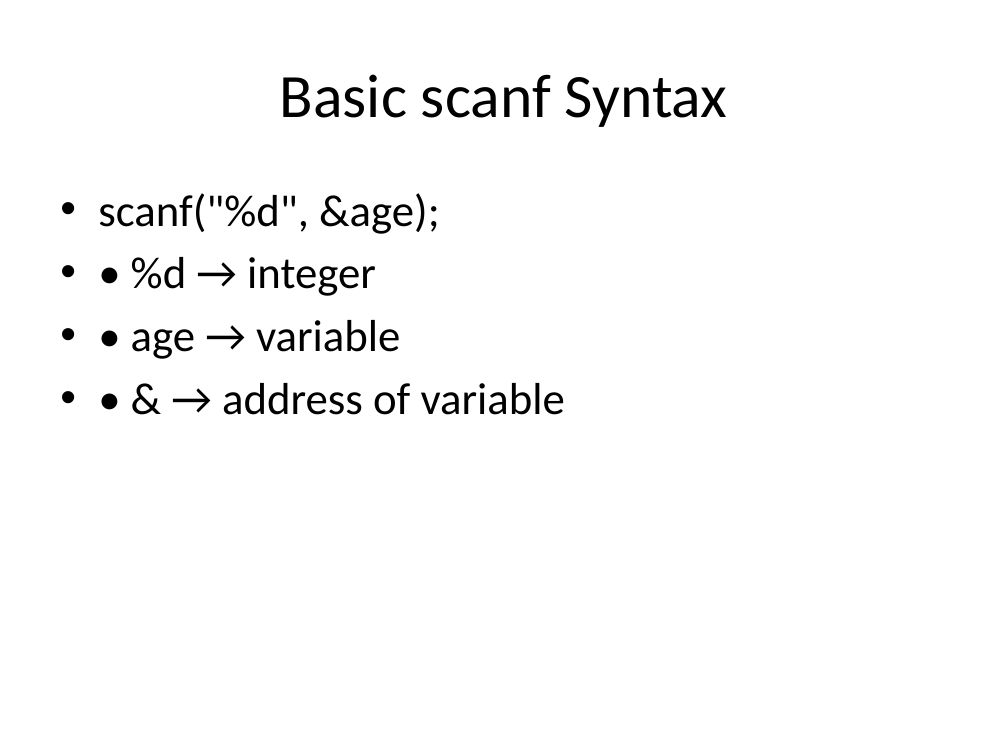
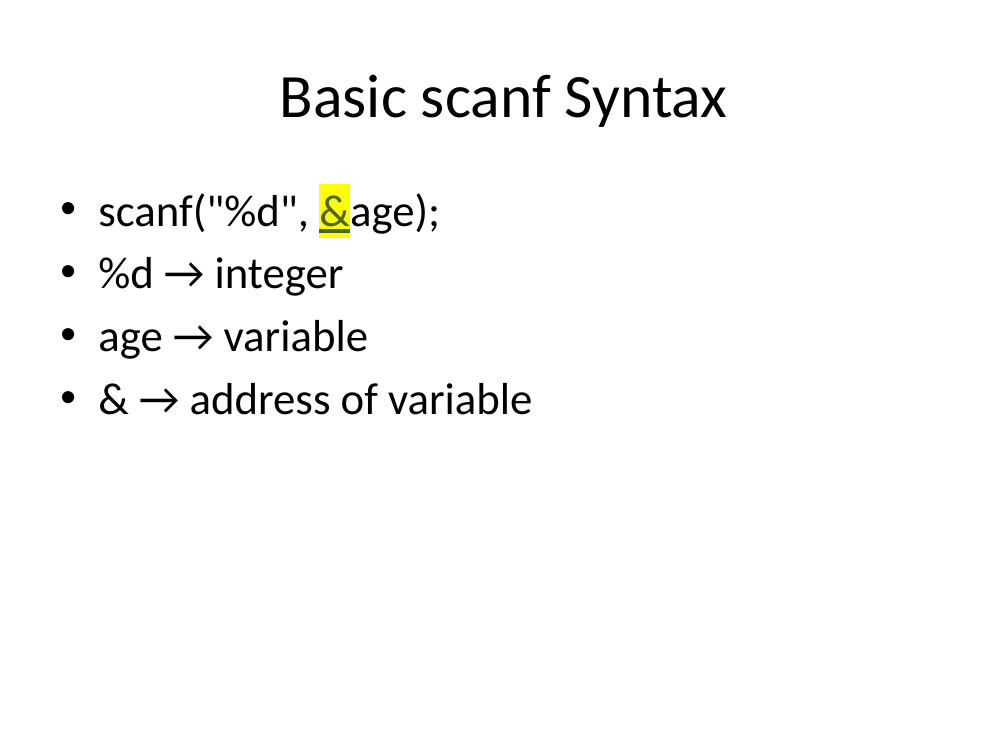
Before and after one commit to nagendra571/C, a slide deck: slide 6 of C Class/docs/Level_1__Lesson_7_scanf_Input.pptx. Drawn at 1008x756 pixels with LibreOffice and Linux fonts; fonts in the diff are those of the drawing. Boxes give left, top, right and bottom in pixels: in the first picture for what was removed or moved away, otherwise in the second. Text is boxed around its words. In the diff, an @@ line names an element or a change of style, - is before the commit and + after.

Commit message:
scanf

```diff
--- a/C Class/docs/Level_1__Lesson_7_scanf_Input.pptx
+++ b/C Class/docs/Level_1__Lesson_7_scanf_Input.pptx
@@ text at bbox=[98, 189, 440, 238]: text colour #000000 to #4F6228, highlight none to #FFFF00, underline on in "&age);" @@
@@ text at bbox=[98, 257, 532, 415]: text changed @@
-• • %d → integer
-• • age → variable
-• • & → address of variable
+• %d → integer
+• age → variable
+• & → address of variable
```
Also in this commit, not shown: 7 other slides changed, 3 other files.
